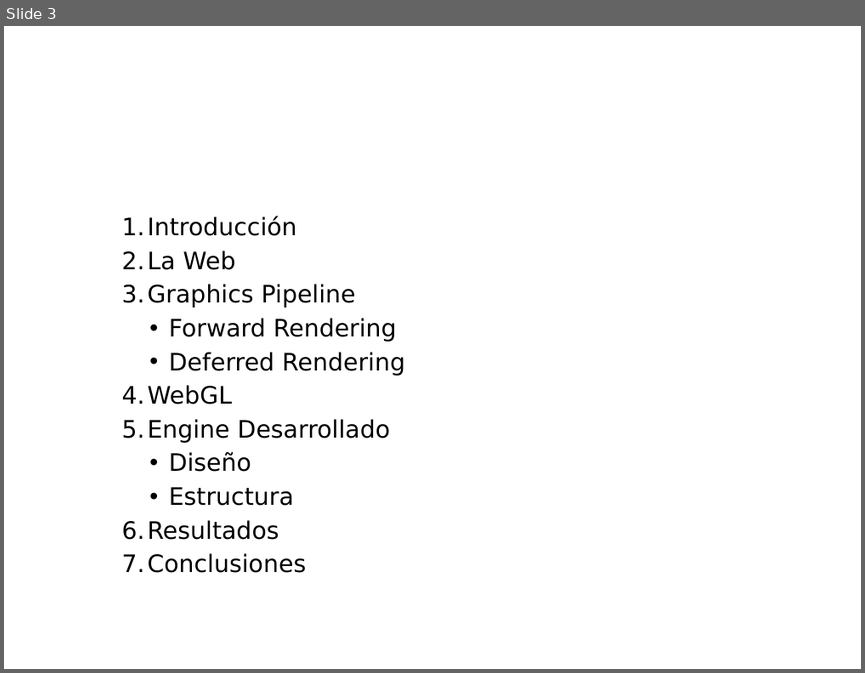
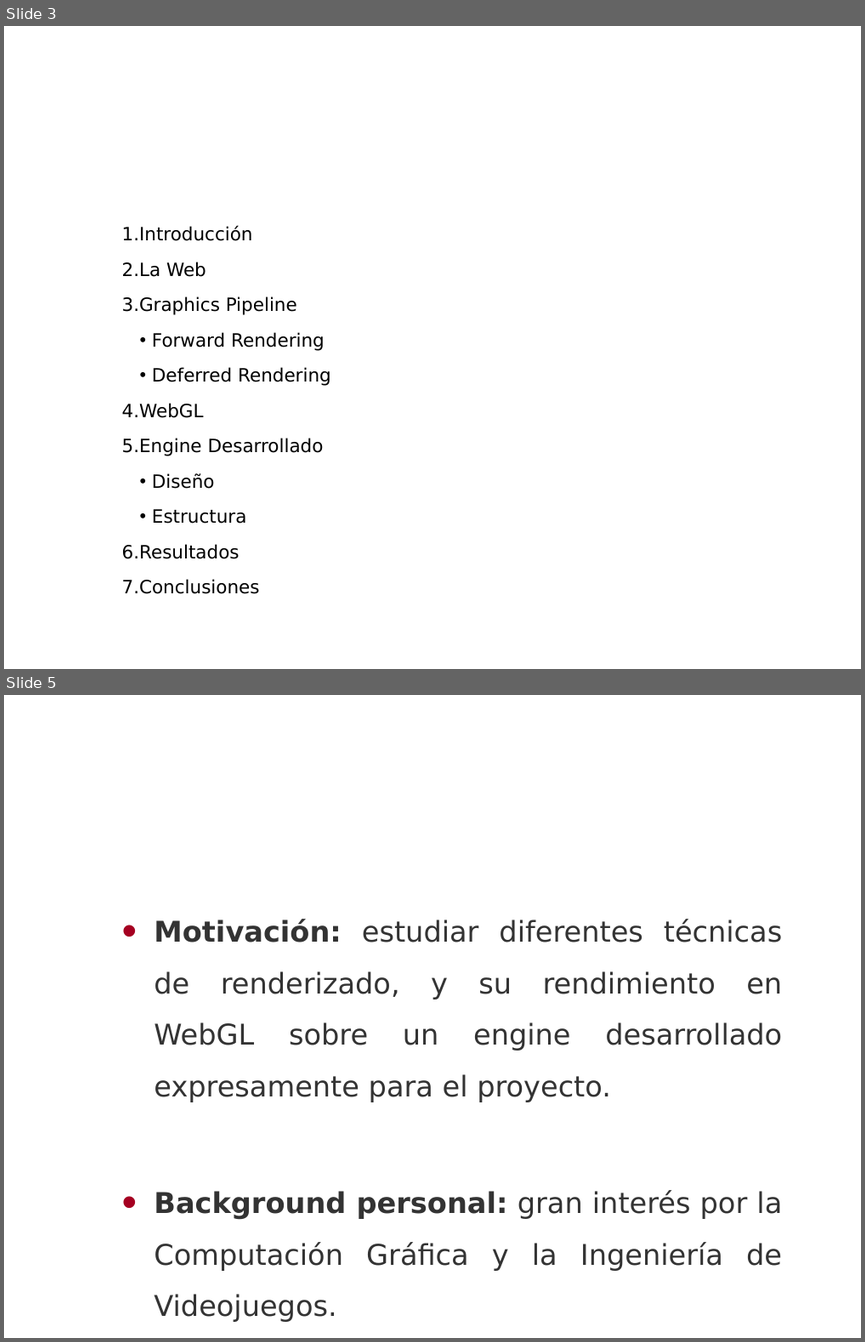
Before and after one commit to madowen/webGL, a slide deck: Docs/presentacion.pptx. Shown one above the other, each under a label of ours: slide 3 before the commit, slides 3 and 5 after it; the slides between them are not shown. The pictures are 865x673 and 865x1342 pixels, drawn with LibreOffice and Linux fonts; fonts in the diff are those of the drawing; background and template pictures are left out. Boxes give left, top, right and bottom in pixels: in the first picture for what was removed or moved away, otherwise in the second. Text is boxed around its words. In the diff, an @@ line names an element or a change of style, - is before the commit and + after.

```diff
--- a/Docs/presentacion.pptx
+++ b/Docs/presentacion.pptx
@@ slide 5 added at (x1=4, y1=695, x2=861, y2=1338), background picture (left out) @@
@@ title added at (x1=69, y1=695, x2=861, y2=802), 28 pt, text #FFFFFF @@
+Introducción
@@ text added at (x1=154, y1=919, x2=782, y2=1321), 24 pt, text #333333 @@
+• Motivación: estudiar diferentes técnicas de renderizado, y su rendimiento en WebGL sobre un engine desarrollado expresamente para el proyecto.
+• Background personal: gran interés por la Computación Gráfica y la Ingeniería de Videojuegos.
@@ slide 3 changed as well @@
@@ text "Introducción" at (x1=122, y1=226, x2=331, y2=594): size 20.3 to 15.4 pt; indent changed; line spacing 1 to 1.5; less space between paragraphs @@
```
Also in this commit, not shown: 2 other slides changed, 4 other slides added.
